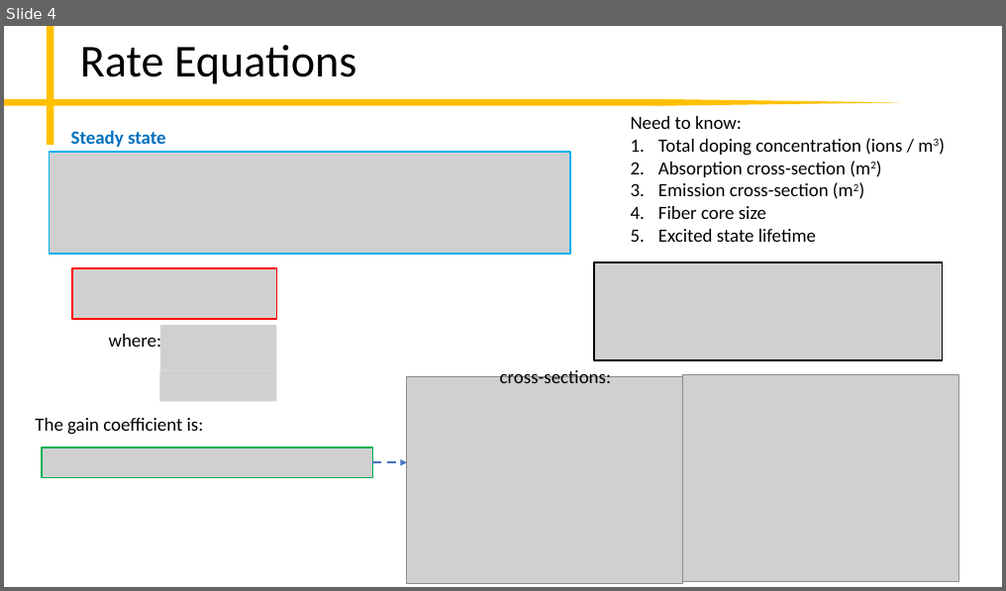
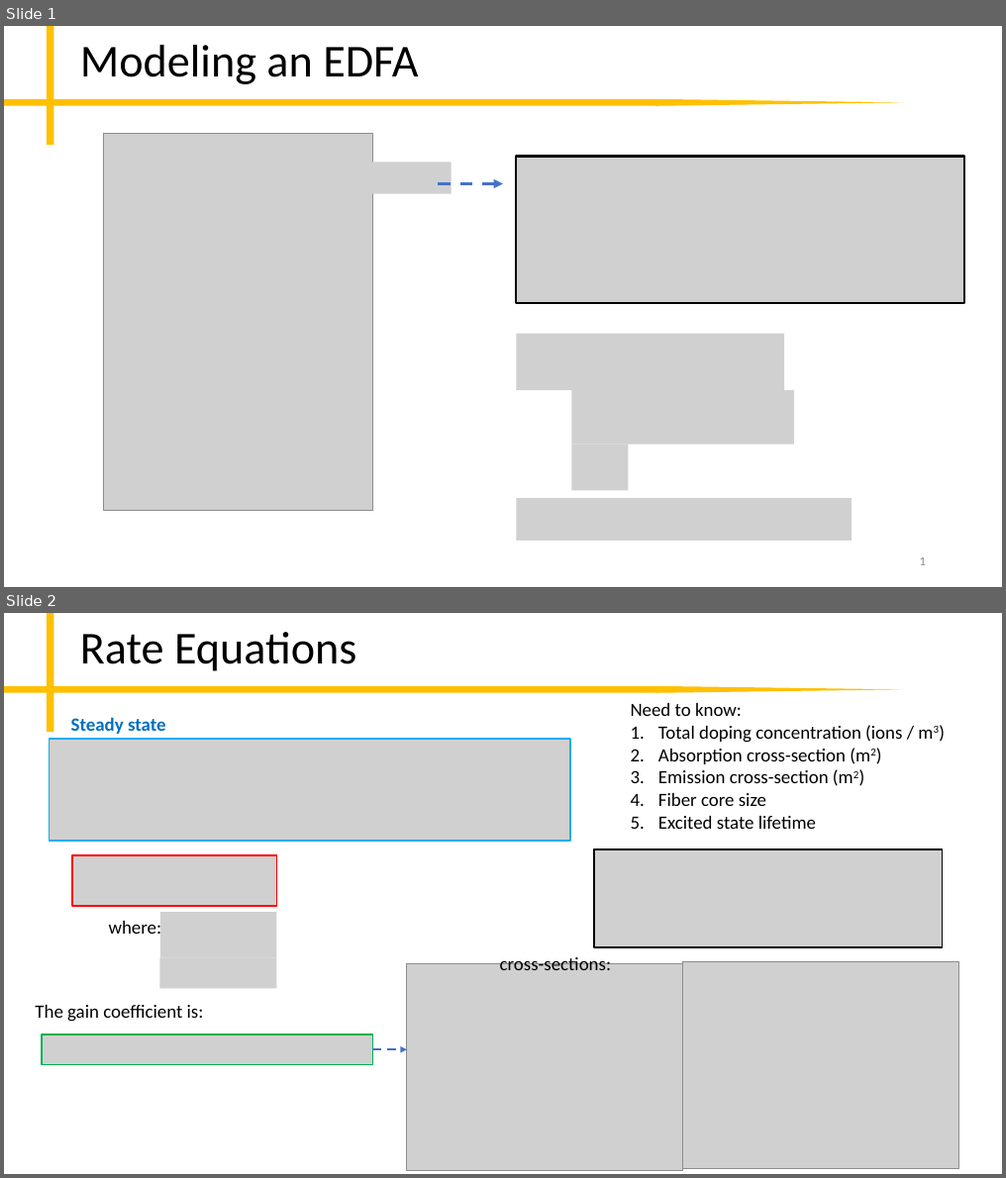
Before and after one commit to peter-chang62/Laser-Design-Scripts, a slide deck: memo.pptx. Shown one above the other, each under a label of ours: slide 4 before the commit, slides 1 and 2 after it. The pictures are 1006x591 and 1006x1178 pixels, drawn with LibreOffice and Linux fonts; fonts in the diff are those of the drawing; grey boxes stand for pictures. Boxes give left, top, right and bottom in pixels: in the first picture for what was removed or moved away, otherwise in the second. Text is boxed around its words. In the diff, an @@ line names an element or a change of style, - is before the commit and + after.

```diff
--- a/memo.pptx
+++ b/memo.pptx
@@ slide 1 added at [4,26,1002,587], background #FFFFFF; not listed: 3 template elements that a slide beside it also shows @@
@@ title added at [80,45,418,84], 44 pt, text #000000 @@
+Modeling an EDFA
@@ picture added at [103,134,373,511] @@
@@ picture added at [254,163,450,194] @@
@@ picture added at [516,157,964,304] @@
@@ arrow added from (439, 184) to (503, 184), #4472C4 3 pt dashed @@
@@ picture added at [516,334,784,390] @@
@@ picture added at [572,390,795,445] @@
@@ picture added at [572,445,629,491] @@
@@ picture added at [516,498,851,541] @@
@@ page number added at [920,558,926,566], 12 pt, text #8C8C8C @@
+1
@@ what was slide 4 is now slide 2 @@
```
Also in this commit, not shown: 3 slides removed.
